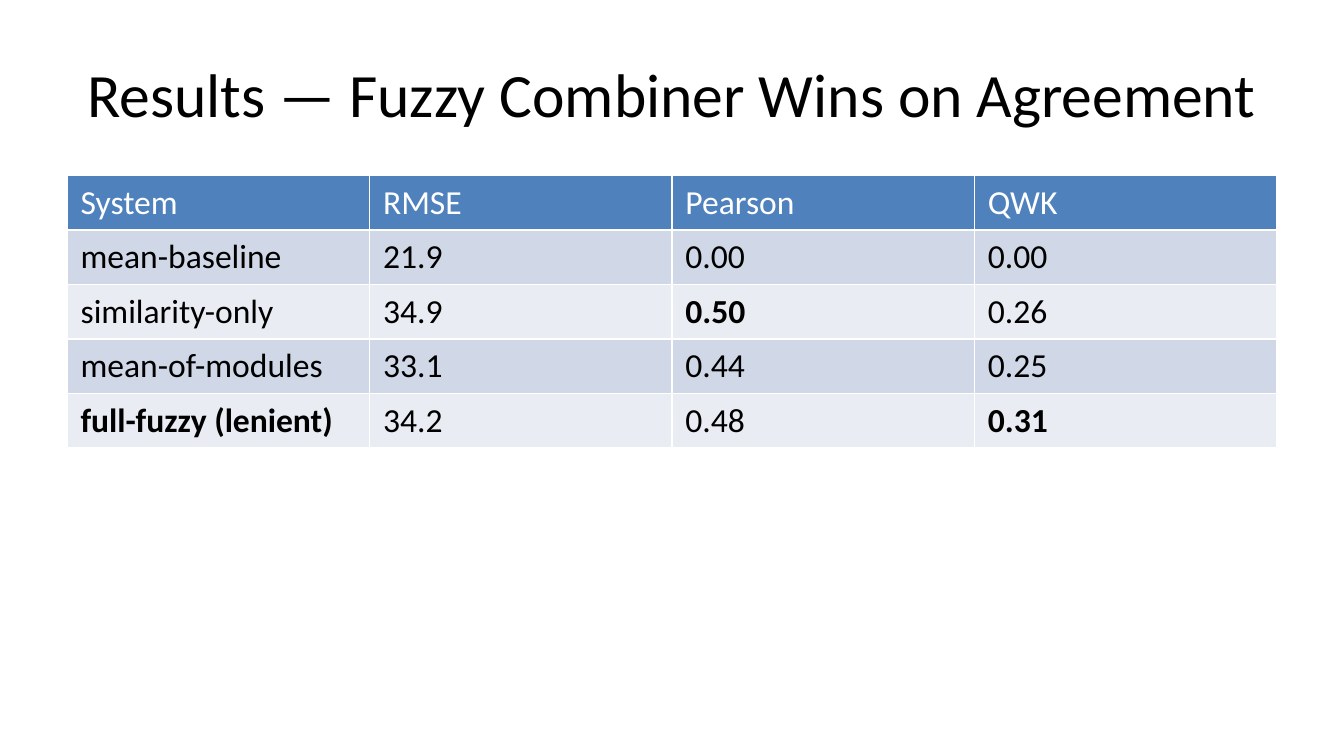
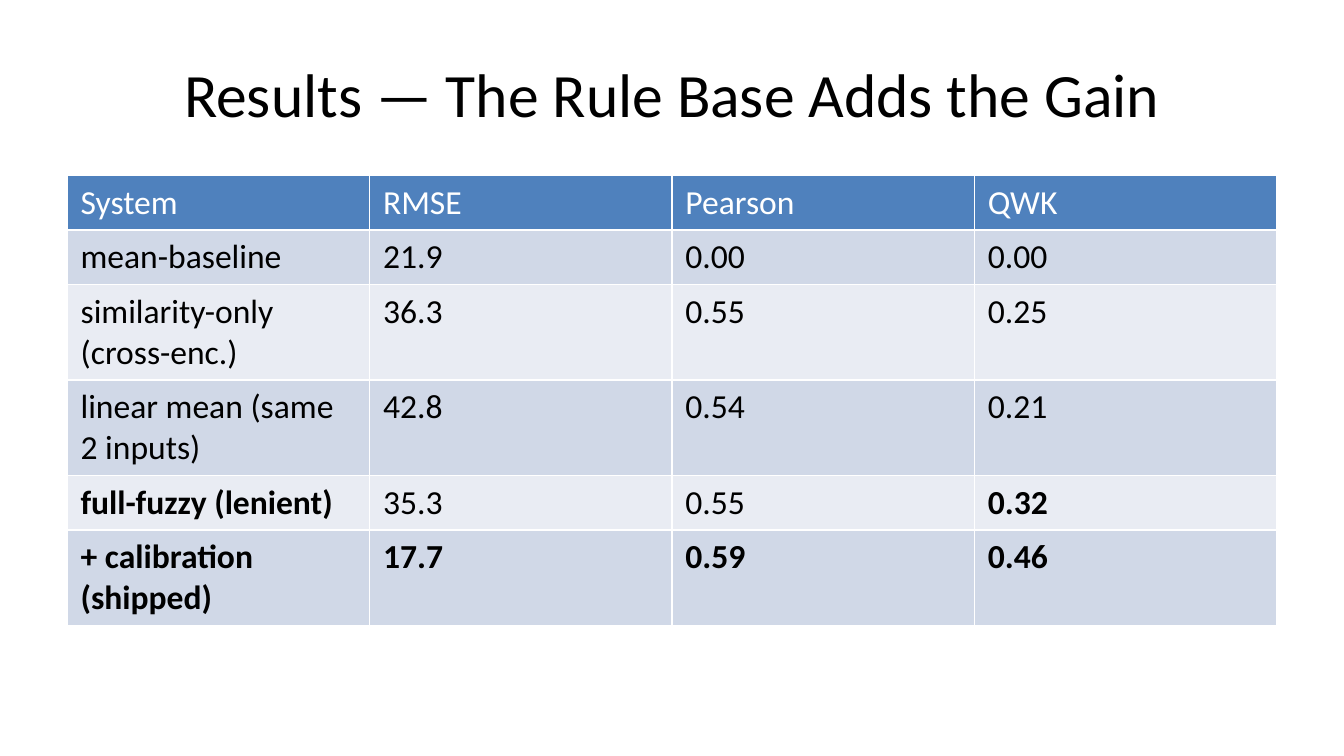
Before and after one commit to IAmPara0x/neuro-symbolic-essay-grading, a slide deck: slide 13 of Neuro-Symbolic-Grading-Slides.pptx. Drawn at 1344x756 pixels with LibreOffice and Linux fonts; fonts in the diff are those of the drawing. Boxes give left, top, right and bottom in pixels: in the first picture for what was removed or moved away, otherwise in the second. Text is boxed around its words. In the diff, an @@ line names an element or a change of style, - is before the commit and + after.

```diff
--- a/Neuro-Symbolic-Grading-Slides.pptx
+++ b/Neuro-Symbolic-Grading-Slides.pptx
@@ title at [184, 74, 1159, 118]: text changed @@
-Results — Fuzzy Combiner Wins on Agreement
+Results — The Rule Base Adds the Gain
@@ table at [67, 176, 1277, 675] @@
-row 3: similarity-only | 34.9 | 0.50 | 0.26
-row 4: mean-of-modules | 33.1 | 0.44 | 0.25
-row 5: full-fuzzy (lenient) | 34.2 | 0.48 | 0.31
+row 3: similarity-only (cross-enc.) | 36.3 | 0.55 | 0.25
+row 4: linear mean (same 2 inputs) | 42.8 | 0.54 | 0.21
+row 5: full-fuzzy (lenient) | 35.3 | 0.55 | 0.32
+row 6: + calibration (shipped) | 17.7 | 0.59 | 0.46
```
Also in this commit, not shown: 5 other slides changed, 24 other files.
